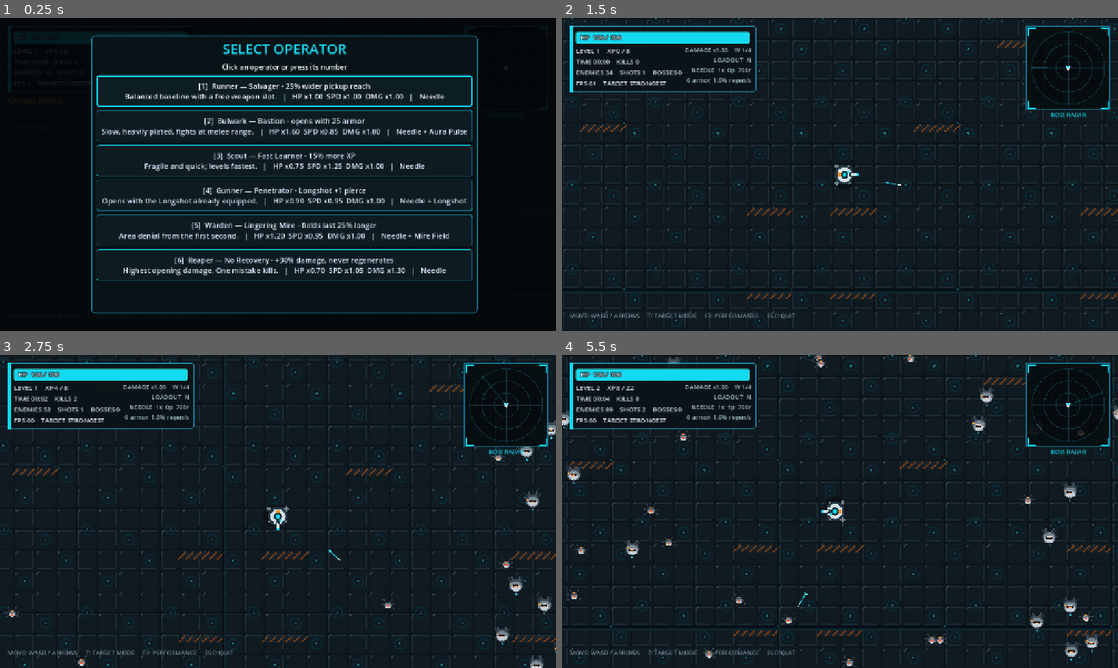
Above: before the commit, frames 1-4 (two rows, left to right).
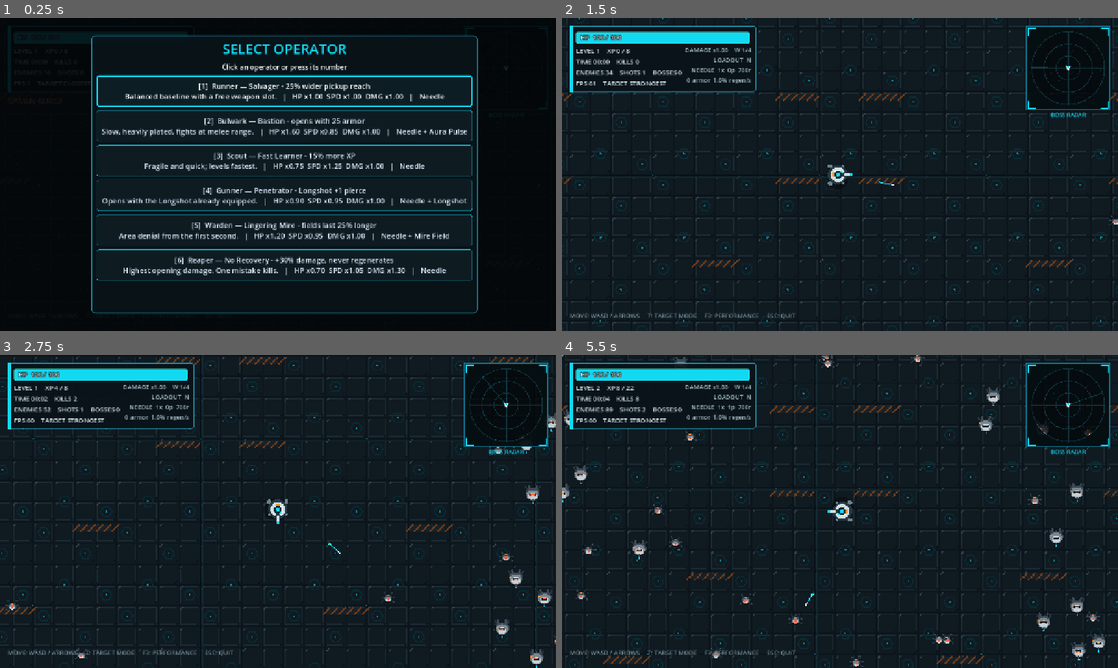
Above: after the commit, the same moments.

Repository: LoushengM/overrun
Game: Godot game, scene res://scenes/main.tscn
Same seed, same stepped clock (60 frames per second), same inputs: the game is played once before the commit and once after it.
Inputs:
- Up to frame 1 (0.25 s): no input
- Up to frame 2 (1.5 s): click "[1] Runner — Salvager - 25% w…" at 0.5 s; tap Enter at 1.25 s; hold Right from 1.28 s (still down); tap T at 1.35 s
- Up to frame 3 (2.75 s): tap Space at 1.52, 2.27 s; release Right at 2.03 s; hold Down from 2.03 s (still down); tap Enter at 2.1 s
- Up to frame 4 (5.5 s): release Down at 2.78 s; hold Right 2.78-3.53 s; tap Keypad Enter at 2.85 s; hold Up 3.53-4.28 s; tap R at 3.6 s; tap Space at 3.77, 4.52, 5.27 s; hold Left from 4.28 s (still down); tap 1 at 4.35 s; tap 2 at 5.1 s

The runs differ from the first frame. In frame 2, 4.4% of the frame differs, in the area x 0-100%, y 0-99%; in frame 3, 6.2%; in frame 4, 6.9%, in the area x 0-100%, y 0-100%.

Commit message:
Fix camera and floor motion artifacts

Diff:
--- a/scenes/main.tscn
+++ b/scenes/main.tscn
@@ -15,8 +15,7 @@
 script = ExtResource("2_world")
 
 [node name="Camera2D" type="Camera2D" parent="World"]
-position_smoothing_enabled = true
-position_smoothing_speed = 12.0
+position_smoothing_enabled = false
 
 [node name="HUD" type="CanvasLayer" parent="."]
 script = ExtResource("3_hud")
--- a/src/simulation_world.gd
+++ b/src/simulation_world.gd
@@ -253,6 +253,7 @@
 func _ready() -> void:
     process_mode = Node.PROCESS_MODE_PAUSABLE
     texture_filter = CanvasItem.TEXTURE_FILTER_NEAREST
+    RenderingServer.set_default_clear_color(COLOR_VOID)
     rng.randomize()
     camera.enabled = true
     _setup_batched_rendering()
@@ -561,7 +562,6 @@
     # renderer that can only present 20-30 frames.
     render_update_accumulator = fmod(render_update_accumulator, RENDER_UPDATE_INTERVAL)
     _update_render_batches()
-    queue_redraw()
 
 
 func _physics_process(delta: float) -> void:
@@ -597,7 +597,11 @@
     _check_boss_reward()
     _check_level_up()
 
+    # Camera, player, floor bounds, and procedural overlays must advance from
+    # the same physics snapshot. MultiMesh uploads remain capped in _process,
+    # but redraw requests are cheap and coalesce when rendering is slower.
     camera.position = player_position
+    queue_redraw()
     stats_timer += delta
     if stats_timer >= 0.10:
         stats_timer = 0.0
@@ -626,17 +630,16 @@
     )
 
 
-# Camera smoothing operates in the flat coordinate plane, so a toroidal wrap
-# looks like a WORLD_SIZE-pixel teleport unless the smoothing state is rebased.
-# Snapping both the target and the current scroll position keeps the seam
-# visually continuous while simulation coordinates remain wrapped.
+# The camera tracks the player without smoothing so the robot remains locked to
+# the screen center and cannot drift against a retained draw snapshot. A seam
+# crossing still forces the camera scroll immediately because simulation space
+# wraps by a full WORLD_SIZE in one physics tick.
 func _set_player_position(unwrapped_position: Vector2) -> void:
     var wrapped_position := WorldSpace.wrap_position(unwrapped_position)
     var crossed_seam := not wrapped_position.is_equal_approx(unwrapped_position)
     player_position = wrapped_position
     if crossed_seam:
         camera.position = player_position
-        camera.reset_smoothing()
         camera.force_update_scroll()
 
 
@@ -3441,9 +3444,29 @@
             return COLOR_STEEL_LIT
 
 
+func _background_bounds_for(center: Vector2) -> Rect2:
+    var view_half := GameConfig.VIEW_SIZE * 0.5 * _camera_view_scale()
+    var tile_size := float(FLOOR_TEXTURE_SIZE)
+    var margin := Vector2.ONE * 32.0
+    var minimum := center - view_half - margin
+    var maximum := center + view_half + margin
+    var snapped_minimum := Vector2(
+        floorf(minimum.x / tile_size) * tile_size,
+        floorf(minimum.y / tile_size) * tile_size
+    )
+    var snapped_maximum := Vector2(
+        ceilf(maximum.x / tile_size) * tile_size,
+        ceilf(maximum.y / tile_size) * tile_size
+    )
+    return Rect2(snapped_minimum, snapped_maximum - snapped_minimum)
+
+
 func _draw_background_grid() -> void:
-    var half := GameConfig.VIEW_SIZE * 0.70 * _camera_view_scale()
-    var bounds := Rect2(player_position - half, half * 2.0)
+    # draw_texture_rect tiles relative to the destination rectangle. Keeping its
+    # origin aligned to whole texture cells prevents the floor pattern from
+    # following the player. Tile snapping already supplies a broad guard band;
+    # only a small explicit margin is needed now that camera smoothing is off.
+    var bounds := _background_bounds_for(player_position)
     draw_rect(bounds, COLOR_VOID, true)
     if floor_texture != null:
         draw_texture_rect(floor_texture, bounds, true, Color.WHITE)
--- /dev/null
+++ b/tests/motion_render_test.gd
@@ -0,0 +1,106 @@
+extends SceneTree
+
+
+func _init() -> void:
+    call_deferred("_run")
+
+
+func _run() -> void:
+    var packed_scene: PackedScene = load("res://scenes/main.tscn")
+    var scene: Node = packed_scene.instantiate()
+    root.add_child(scene)
+    await process_frame
+
+    var world := scene.get_node("World") as SimulationWorld
+    var hud := scene.get_node("HUD") as CanvasLayer
+    hud.visible = false
+    world.reset_run()
+    world.is_running = false
+
+    # Keep all spawned enemies outside both captured views without mutating the
+    # parallel entity arrays. The test then isolates camera, player, and floor.
+    for enemy_index in range(world.enemy_positions.size()):
+        world.enemy_positions[enemy_index] = Vector2(4000.0, 4000.0)
+    world._rebuild_enemy_grid()
+
+    var first: Image = await _capture(world, Vector2(1000.0, 1000.0), 3)
+    # Capture the first presented frame after movement starts. This is the frame
+    # that used to expose the gray clear buffer while camera smoothing caught up.
+    var second: Image = await _capture(world, Vector2(1120.0, 1000.0), 1)
+    _verify_captures(first, second)
+
+    scene.queue_free()
+    await process_frame
+    print("MOTION_RENDER_TEST_OK")
+    quit()
+
+
+func _capture(world: SimulationWorld, position: Vector2, frame_count: int) -> Image:
+    world.player_position = position
+    world.camera.position = position
+    world.camera.force_update_scroll()
+    world._update_render_batches()
+    world.queue_redraw()
+    for frame_index in range(frame_count):
+        await process_frame
+    return root.get_viewport().get_texture().get_image()
+
+
+func _verify_captures(first: Image, second: Image) -> void:
+    var first_centroid := _player_centroid(first)
+    var second_centroid := _player_centroid(second)
+    assert(
+        first_centroid.distance_to(second_centroid) <= 1.0,
+        "The player must remain screen-locked while the camera moves"
+    )
+
+    var shifted_error := 0.0
+    var unchanged_error := 0.0
+    var samples := 0
+    for y in range(80, 250, 2):
+        for x in range(80, 900, 2):
+            var moved_pixel := second.get_pixel(x, y)
+            var shifted_pixel := first.get_pixel(x + 120, y)
+            var unchanged_pixel := first.get_pixel(x, y)
+            shifted_error += _color_distance(moved_pixel, shifted_pixel)
+            unchanged_error += _color_distance(moved_pixel, unchanged_pixel)
+            samples += 1
+    shifted_error /= float(samples)
+    unchanged_error /= float(samples)
+
+    print("MOTION_RENDER_METRICS ", JSON.stringify({
+        "player_a": first_centroid,
+        "player_b": second_centroid,
+        "shifted_error": shifted_error,
+        "unchanged_error": unchanged_error,
+    }))
+    assert(
+        shifted_error < unchanged_error * 0.25,
+        "The floor must counter-scroll with the camera instead of following the player"
+    )
+
+    # The arena must cover the viewport with its dark palette. A neutral gray
+    # corner indicates that the clear buffer was exposed during a camera step.
+    for corner in [Vector2i(1, 1), Vector2i(1278, 1), Vector2i(1, 718), Vector2i(1278, 718)]:
+        var color := second.get_pixelv(corner)
+        assert(
+            color.b > color.r * 1.10 and color.get_luminance() < 0.18,
+            "Camera movement must not expose a gray clear-buffer edge"
+        )
+
+
+func _player_centroid(image: Image) -> Vector2:
+    var total := Vector2.ZERO
+    var count := 0
+    for y in range(290, 430):
+        for x in range(570, 710):
+            var color := image.get_pixel(x, y)
+            if color.g > 0.57 and color.b > 0.59 and color.b > color.r + 0.08:
+                total += Vector2(x, y)
+                count += 1
+    assert(count > 0, "The player emissive pixels must be visible in the capture")
+    return total / float(count)
+
+
+func _color_distance(first: Color, second: Color) -> float:
+    return absf(first.r - second.r) + absf(first.g - second.g) + absf(first.b - second.b)
--- a/tests/regression_test.gd
+++ b/tests/regression_test.gd
@@ -18,6 +18,7 @@
     _test_audio_wiring(audio, world, hud)
     _test_visual_overhaul_assets(world, hud)
     _test_incremental_spatial_grid(world)
+    _test_motion_rendering(world)
     _test_pause_and_keyboard_selection(scene, world, hud, audio)
     _test_restart_input_and_character_reuse(scene, world, hud, audio)
     _test_projectile_damage_conservation(world)
@@ -251,6 +252,22 @@
             seen[enemy_index] += 1
     for enemy_index in range(enemy_count):
         assert(seen[enemy_index] == 1, "Every enemy must appear in exactly one grid bucket")
+
+
+func _test_motion_rendering(world: SimulationWorld) -> void:
+    assert(not world.camera.position_smoothing_enabled, "Camera smoothing must stay disabled so the robot and retained world snapshot cannot drift apart")
+
+    var tile_size := float(SimulationWorld.FLOOR_TEXTURE_SIZE)
+    var first_bounds := world._background_bounds_for(Vector2(100.0, 100.0))
+    var nearby_bounds := world._background_bounds_for(Vector2(140.0, 100.0))
+    assert(first_bounds.position == nearby_bounds.position, "Small player movement must not drag the floor tile origin")
+    assert(is_zero_approx(fposmod(first_bounds.position.x, tile_size)), "Floor bounds must be aligned to the world-space texture grid on X")
+    assert(is_zero_approx(fposmod(first_bounds.position.y, tile_size)), "Floor bounds must be aligned to the world-space texture grid on Y")
+
+    var crossed_bounds := world._background_bounds_for(Vector2(tile_size * 2.0 + 100.0, 100.0))
+    assert(is_zero_approx(fposmod(crossed_bounds.position.x, tile_size)), "Floor bounds must remain tile-aligned after crossing a texture cell")
+    var required_width := GameConfig.VIEW_SIZE.x * world._camera_view_scale() + 64.0
+    assert(crossed_bounds.size.x >= required_width, "The floor must retain a guard band around the camera")
 
 
 func _test_pause_and_keyboard_selection(scene: Node, world: SimulationWorld, hud: GameHud, audio: SoundManager) -> void:
Not shown, added: tests/motion_render_test.gd.uid
Not shown, changed: scripts/test.sh
